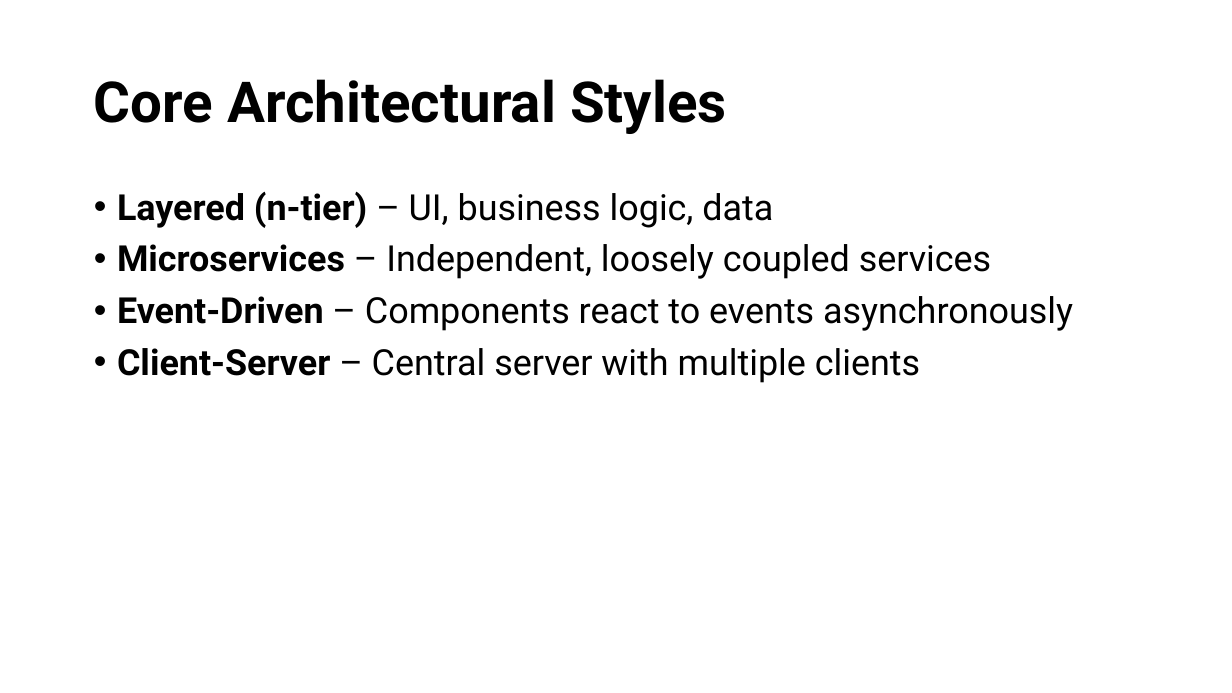
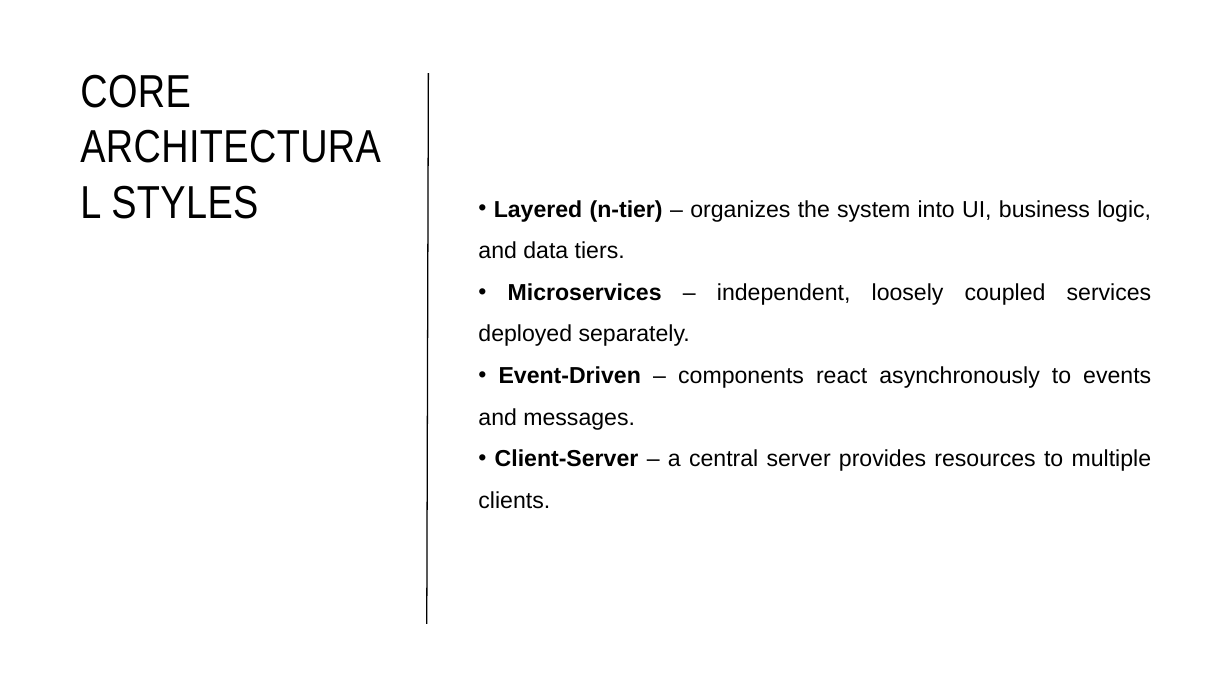
Before and after one commit to JonathanSolisP/design-course, a slide deck: slide 4 of Semana 6/Software Architecture.pptx. Drawn at 1232x693 pixels with LibreOffice and Linux fonts; fonts in the diff are those of the drawing. Boxes give left, top, right and bottom in pixels: in the first picture for what was removed or moved away, otherwise in the second. Text is boxed around its words. In the diff, an @@ line names an element or a change of style, - is before the commit and + after.

```diff
--- a/Semana 6/Software Architecture.pptx
+++ b/Semana 6/Software Architecture.pptx
@@ title "CORE ARCHITECTURAL STYLES" at (80,74,258,219): vertical alignment middle to top @@
@@ title at (80,74,258,219): text changed; size 44 to 36 pt; font Roboto to Arial Narrow; bold off @@
-Core Architectural Styles
+CORE ARCHITECTURAL STYLES
@@ line added from (427, 624) to (429, 73), #000000 1 pt @@
@@ text "Layered (n-tier) – organizes the ..." at (478,200,1152,509): vertical alignment top to middle @@
@@ text at (478,200,1152,509): text changed; size 28 to 18 pt; font Roboto to Arial @@
-• Layered (n‑tier) – UI, business logic, data
-• Microservices – Independent, loosely coupled services
-• Event‑Driven – Components react to events asynchronously
-• Client‑Server – Central server with multiple clients
+• Layered (n-tier) – organizes the system into UI, business logic, and data tiers.
+• Microservices – independent, loosely coupled services deployed separately.
+• Event-Driven – components react asynchronously to events and messages.
+• Client-Server – a central server provides resources to multiple clients.
```
Also in this commit, not shown: 12 other slides changed, 7 slides added, 38 other files.
